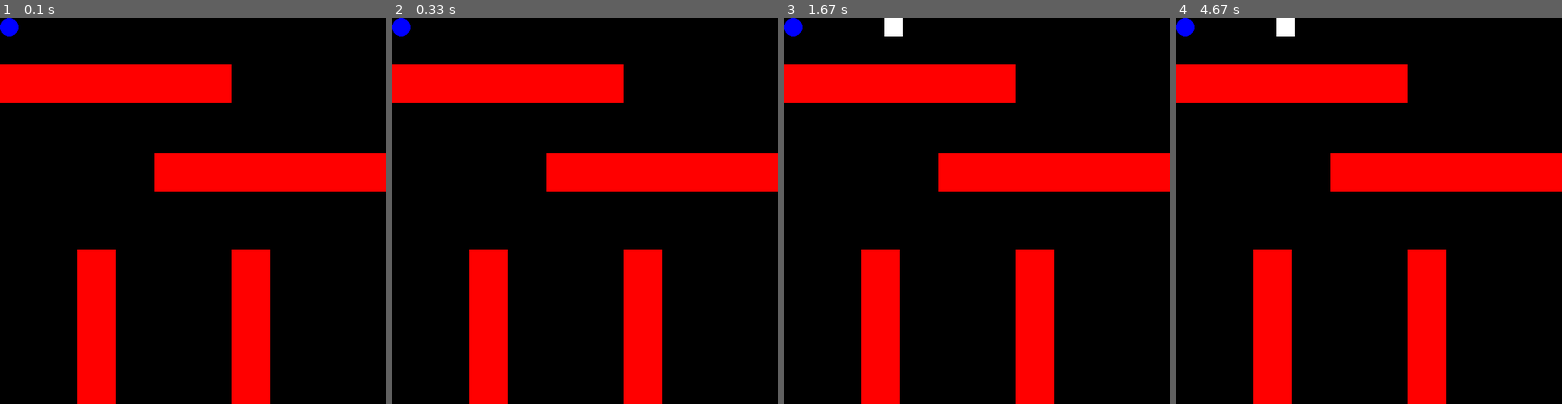
Above: before the commit, frames 1-4 (left to right).
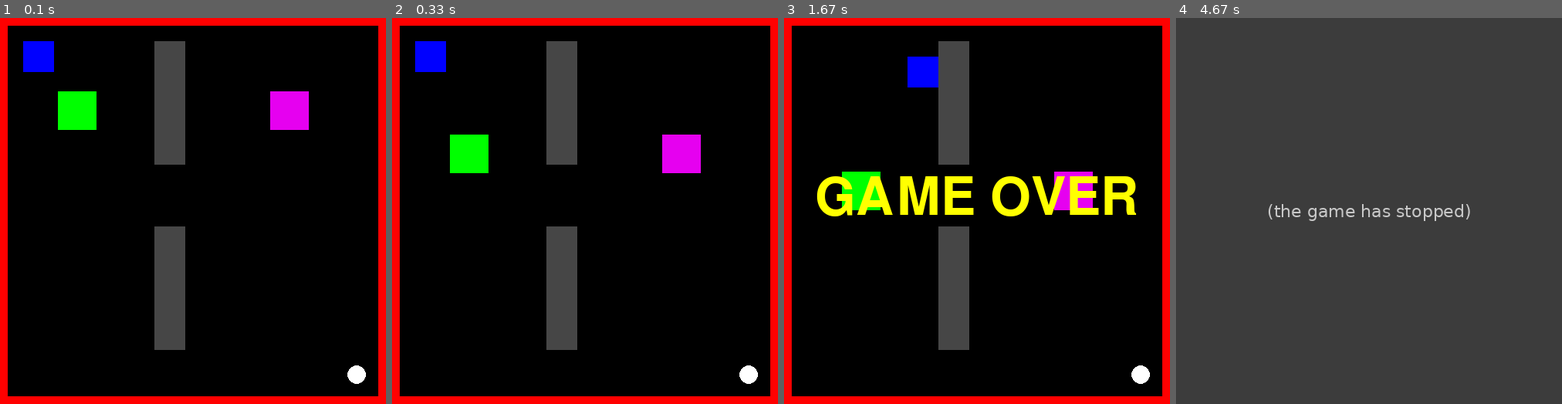
Above: after the commit, the same moments.

Repository: ayechoor/project4
Game: pygame game, started from pythongame.py
Same seed, same stepped clock (60 frames per second), same inputs: the game is played once before the commit and once after it.
Inputs:
- Up to frame 1 (0.1 s): no input
- Up to frame 2 (0.33 s): no input
- Up to frame 3 (1.67 s): hold Right 0.33-0.8 s
- Up to frame 4 (4.67 s): no input

The runs differ from the first frame. In frame 1, 33% of the frame differs, in the area x 0-100%, y 0-100%; in frame 2, 33%; in frame 3, 35%; in frame 4, 100%.
After the commit the program exited at 4.52 s; later frames show no game.

Commit message:
base code, no sound

Diff:
--- a/pythongame.py
+++ b/pythongame.py
@@ -1,10 +1,10 @@
 import pygame
 from pygame import *
 from pygame.sprite import *
-import random
 import sys
 pygame.init()
 
+#colors
 white = (255,255,255)
 black = (0,0,0)
 red = (255, 0, 0)
@@ -14,15 +14,15 @@
 yellow = (255, 255, 0)
 gray = (70,70,70)
 
-speed = pygame.time.Clock()
+clock = pygame.time.Clock()
 gameDisplay = pygame.display.set_mode((500,500))
 
-class Player(pygame.sprite.Sprite):
+class Player(pygame.sprite.Sprite): #user player
 	def __init__(self, color):
 		pygame.sprite.Sprite.__init__(self)
-		self.image = pygame.Surface([24, 24])
+		self.image = pygame.Surface([40, 40])
 		self.image.fill(color)
-		self.rect=self.image.get_rect()
+		self.rect=self.image.get_rect().move(30, 30)
 		self.x_delta=0
 		self.y_delta=0
 	def down(self):
@@ -34,24 +34,35 @@
 	def right(self):
 		self.x_delta += 10
 	def update(self):
-		self.rect = self.image.get_rect().move(self.x_delta, self.y_delta)
+		self.rect = self.image.get_rect().move(50+self.x_delta, 50+self.y_delta)
 
-class Barrier(pygame.sprite.Sprite):
-	def __init__(self,width,height,a,b):
+class Barrier(pygame.sprite.Sprite): #barriers
+	def __init__(self,width,height,a,b,color):
 		pygame.sprite.Sprite.__init__(self)
 		self.image = pygame.Surface([width, height])
-		self.image.fill(red)
+		self.image.fill(color)
 		self.rect=self.image.get_rect().move(a,b)
 
-class Flag(pygame.sprite.Sprite):
+class Blocker(Barrier): #moving barriers
+	def __init__(self,width,height,a,b,color,speed):
+		Barrier.__init__(self,width,height,a,b,color)
+		self.speed = speed
+	def update(self):
+		if 50 <= self.rect.y < 400:
+			self.rect.y += self.speed
+		elif self.rect.y >= 400:
+			self.rect.y=50
+
+class Flag(pygame.sprite.Sprite): #object to capture
 	def __init__(self, color):
 		pygame.sprite.Sprite.__init__(self)
+		self.color=color
 		self.image = pygame.Surface([24, 24])
 		self.image.fill(black)
-		self.rect=self.image.get_rect()
-		pygame.draw.circle(self.image, color, (12,12), 12, 0)
+		self.rect=self.image.get_rect().move(450,450)
+		pygame.draw.circle(self.image, self.color, (12,12), 12, 0)
 
-def checkCollision(sprite1, sprite2):
+def checkCollision(sprite1, sprite2): #checks for collision with barriers
 	col = pygame.sprite.spritecollide(sprite1, sprite2, True)
 	if col!=[]:
 		font = pygame.font.Font(None, 100)
@@ -62,35 +73,44 @@
 		pygame.time.delay(4000)
 		sys.exit()
 
+def draw(): #draws game display
+	gameDisplay.fill(black)
+	all_list.draw(gameDisplay)
 
-b1=Barrier(300, 50, 0, 60)
-b2=Barrier(50, 400, 100, 300)
-b3=Barrier(50, 400, 300, 300)
-b4=Barrier(300, 50, 200, 175)
-p=Player(white)
-f=Flag(blue)
+#creation of game objects
+wall1=Barrier(500, 10, 0, 0, red)
+wall2=Barrier(500, 10, 0, 490, red)
+wall3=Barrier(10, 500, 0, 0, red)
+wall4=Barrier(10, 500, 490, 0, red)
+c1=Barrier(40, 160, 200, 30, gray)
+c2=Barrier(40, 160, 200, 270, gray)
+block1=Blocker(50, 50, 75, 75, green, 4)
+block2=Blocker(50, 50, 350, 75, purple, 4)
+p=Player(blue)
+f=Flag(white)
 
-bar_list=Group(b1, b2, b3, b4)
-sprite_list=Group(p, f)
-all_list=Group(bar_list, sprite_list)
+bar_list=Group(wall1,wall2,wall3,wall4, c1, c2) #list of barriers
+block_list=Group(block1, block2) #list of blockers that move, need to update
+bad_list=Group(bar_list, block_list) #list of objects that will cause harm
+sprite_list=Group(p, f) #list of neutral objects
+all_list=Group(bar_list, block_list, sprite_list) #list of all objects
 
-def main():
+start_ticks=pygame.time.get_ticks() #timer starter
+
+
+
+def main(): ##MAIN GAME LOOP
+	print ("You have 15 seconds to capture the white flag.")
 
 	gameExit = False
 	while not gameExit:
-		gameDisplay.fill(black)
-		all_list.draw(gameDisplay)
+		draw()
 
 		for event in pygame.event.get():
 			if event.type == pygame.QUIT:
 				gameExit = True
 
-		if p.rect.colliderect(f.rect):
-			sprite_list.remove(f)
-			#f.update()
-			#sprite_list.add(f)
-
-		if event.type == pygame.KEYDOWN:
+		if event.type == pygame.KEYDOWN: #moves player
 			if event.key == pygame.K_LEFT:
 				p.left()
 			if event.key == pygame.K_RIGHT:
@@ -101,12 +121,31 @@
 				p.down()
 			p.update()
 
-		sprite_list.update()
-		checkCollision(p, bar_list)
+		seconds=(pygame.time.get_ticks()-start_ticks)/1000 #timer
+		if seconds>15:
+			font=pygame.font.Font(None, 100)
+			text=font.render("TIME'S UP", 1, yellow)
+			gameDisplay.blit(text, (100, 200))
+			pygame.display.update()
+			print ("You ran out of time.")
+			pygame.time.delay(4000)
+			sys.exit()
 
+		if p.rect.colliderect(f.rect): #checks if you captured flag
+			all_list.remove(f)
+			draw()
+			font = pygame.font.Font(None, 50)
+			text=font.render("You captured the flag!", 1, yellow)
+			gameDisplay.blit(text, (80, 200))
+			pygame.display.update()
+			print ("You captured the flag in", seconds, "seconds!")
+			pygame.time.delay(4000)
+			sys.exit()
+
+		checkCollision(p, bad_list) #checks if you hit a barrier, lost
+		block_list.update()
 		pygame.display.update()
-		speed.tick(27)
-
+		clock.tick(60)
 
 main()
 
